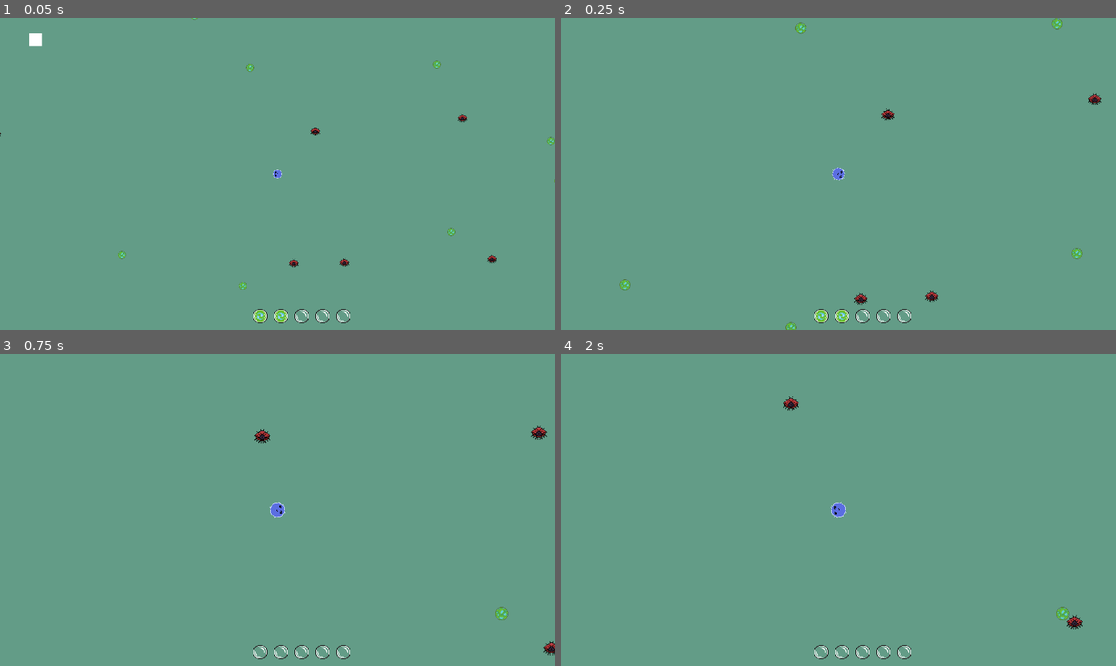
Above: before the commit, frames 1-4 (two rows, left to right).
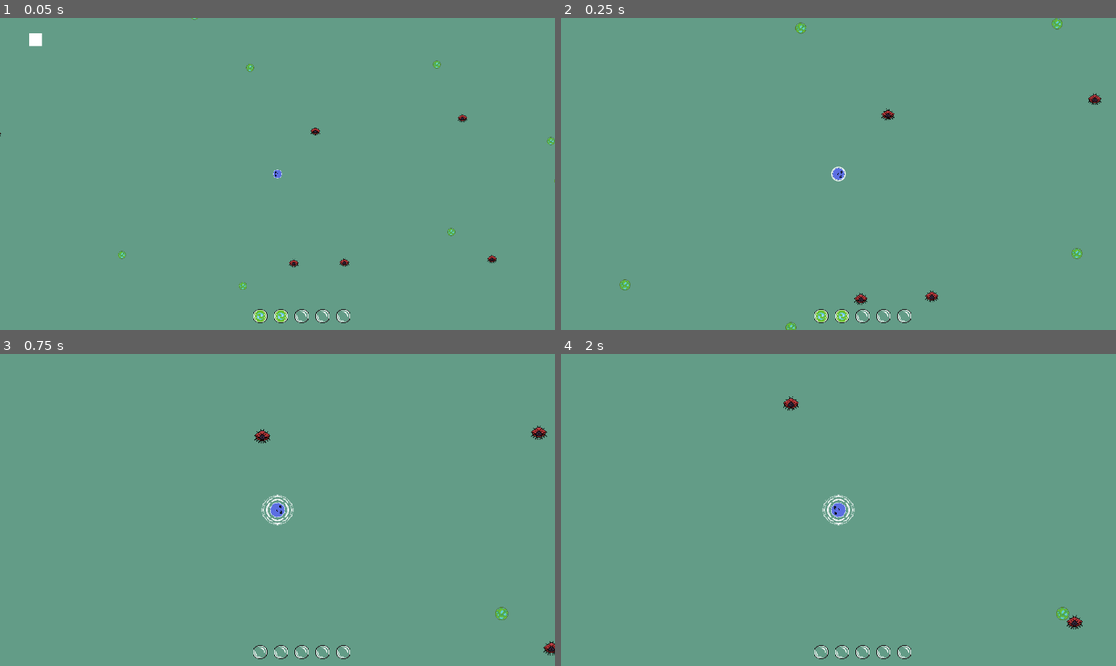
Above: after the commit, the same moments.

Repository: Ethan-D-S/primordial
Game: Godot game, scene res://main.tscn
Same seed, same stepped clock (60 frames per second), same inputs: the game is played once before the commit and once after it.
Inputs (mouse positions are in pixels of both pictures, inside the frame that each line leads up to):
- Up to frame 1 (0.05 s): no input
- Up to frame 2 (0.25 s): no input
- Up to frame 3 (0.75 s): move the mouse to (399, 494) at 0.52 s; hold Space (dash) from 0.53 s (still down)
- Up to frame 4 (2 s): move the mouse to (727, 525) at 1.27 s; release Space (dash) at 1.28 s; tap Space (dash) at 1.35 s

Frame 1 is identical in both runs. In frame 2, less than 0.1% of the frame differs, in the area x 48-52%, y 47-53%; in frame 3, 0.2%, in the area x 47-53%, y 44-56%; in frame 4, 0.2%.

Commit message:
Added wake animation idle

Diff:
--- /dev/null
+++ b/animations.gd
@@ -0,0 +1,25 @@
+extends Node
+
+## Handles non-ability animations
+
+@onready var idle: AnimatedSprite2D = $idle
+#@onready var moving: AnimatedSprite2D = $moving
+#@onready var dashing: AnimatedSprite2D = $dashing
+
+@onready var player = get_parent()
+
+func _ready() -> void:
+	play_idle()
+
+func _physics_process(delta: float) -> void:
+	print("player sprite scale: ", player.player_sprite.scale)
+	idle.global_position = player.global_position
+	idle.scale = player.player_sprite.scale
+
+func play_idle():
+	idle.play("idle")
+
+#func play_moving():
+	#movement.play("move")
+
+# dash
--- a/player.gd
+++ b/player.gd
@@ -38,6 +38,7 @@
 @onready var dash: Node = $Abilities/DashAbility
 @onready var regen: Node = $Abilities/RegenEnergyAbility
 @onready var creature_data = get_node("../CreatureData")
+@onready var animation = $Animations
 
 func _ready():
 	# get center coords of screen
@@ -47,6 +48,7 @@
 	position = center_position
 	#ensure starting size is correct for mass
 	grow()
+	#animation.play_idle()
 
 
 func get_input():
@@ -69,7 +71,6 @@
 		if energy < max_energy:
 			regen.activate()
 
-
 func _physics_process(delta):
 	#skip normal movement when abilities take precedence
 	if is_dashing() or is_regenerating():
@@ -87,6 +88,8 @@
 	scale = Vector2(new_scale, new_scale)
 	update_speed()
 	emit_signal("grew")
+
+
 # TODO: functionalize with can_eat, better grouping, creature data
 func _on_touch_area_entered(area: Area2D) -> void:
 	var entity = area.get_parent()
--- a/player.tscn
+++ b/player.tscn
@@ -1,13 +1,14 @@
-[gd_scene load_steps=24 format=3 uid="uid://b6a1pk6os5cjd"]
+[gd_scene load_steps=35 format=3 uid="uid://b6a1pk6os5cjd"]
 
 [ext_resource type="Texture2D" uid="uid://elkqrxbfcygl" path="res://assets/sprites/primordial_player.png" id="1_4flbx"]
 [ext_resource type="Script" uid="uid://cmur2pxsrtip1" path="res://player.gd" id="1_onrkg"]
 [ext_resource type="Script" uid="uid://cb3jxk12woakn" path="res://ability.gd" id="3_hqtel"]
-[ext_resource type="Script" uid="uid://bd65d07y6mnwm" path="res://eat_algae_ability.gd" id="4_sweqy"]
 [ext_resource type="Script" uid="uid://b6fu3nfu0yg5s" path="res://regen_energy_ability.gd" id="5_sweqy"]
 [ext_resource type="Texture2D" uid="uid://bf11b3bmvml2q" path="res://assets/sprites/RegenFillSheet.png" id="6_1jxqw"]
 [ext_resource type="Script" uid="uid://bc7tfg7oqpnvf" path="res://dash_ability.gd" id="6_2hs0m"]
 [ext_resource type="AudioStream" uid="uid://cis760nc5axxb" path="res://assets/sounds/recharge.wav" id="7_dw050"]
+[ext_resource type="Script" uid="uid://dlul8bbw6q2hl" path="res://animations.gd" id="8_b26j0"]
+[ext_resource type="Texture2D" uid="uid://cjuurrtmoietg" path="res://assets/sprites/player_wake..png" id="9_n7ghd"]
 
 [sub_resource type="CircleShape2D" id="CircleShape2D_i3pqv"]
 radius = 13.0
@@ -107,6 +108,77 @@
 "speed": 5.0
 }]
 
+[sub_resource type="AtlasTexture" id="AtlasTexture_pbfsw"]
+atlas = ExtResource("9_n7ghd")
+region = Rect2(0, 0, 64, 64)
+
+[sub_resource type="AtlasTexture" id="AtlasTexture_5tmop"]
+atlas = ExtResource("9_n7ghd")
+region = Rect2(64, 0, 64, 64)
+
+[sub_resource type="AtlasTexture" id="AtlasTexture_7ahtn"]
+atlas = ExtResource("9_n7ghd")
+region = Rect2(128, 0, 64, 64)
+
+[sub_resource type="AtlasTexture" id="AtlasTexture_7lmhl"]
+atlas = ExtResource("9_n7ghd")
+region = Rect2(192, 0, 64, 64)
+
+[sub_resource type="AtlasTexture" id="AtlasTexture_dx0e4"]
+atlas = ExtResource("9_n7ghd")
+region = Rect2(256, 0, 64, 64)
+
+[sub_resource type="AtlasTexture" id="AtlasTexture_jm5j8"]
+atlas = ExtResource("9_n7ghd")
+region = Rect2(320, 0, 64, 64)
+
+[sub_resource type="AtlasTexture" id="AtlasTexture_7hik5"]
+atlas = ExtResource("9_n7ghd")
+region = Rect2(384, 0, 64, 64)
+
+[sub_resource type="AtlasTexture" id="AtlasTexture_qtqh7"]
+atlas = ExtResource("9_n7ghd")
+region = Rect2(448, 0, 64, 64)
+
+[sub_resource type="AtlasTexture" id="AtlasTexture_2wuci"]
+atlas = ExtResource("9_n7ghd")
+region = Rect2(512, 0, 64, 64)
+
+[sub_resource type="SpriteFrames" id="SpriteFrames_iruf7"]
+animations = [{
+"frames": [{
+"duration": 1.0,
+"texture": SubResource("AtlasTexture_pbfsw")
+}, {
+"duration": 1.0,
+"texture": SubResource("AtlasTexture_5tmop")
+}, {
+"duration": 1.0,
+"texture": SubResource("AtlasTexture_7ahtn")
+}, {
+"duration": 1.0,
+"texture": SubResource("AtlasTexture_7lmhl")
+}, {
+"duration": 1.0,
+"texture": SubResource("AtlasTexture_dx0e4")
+}, {
+"duration": 1.0,
+"texture": SubResource("AtlasTexture_jm5j8")
+}, {
+"duration": 1.0,
+"texture": SubResource("AtlasTexture_7hik5")
+}, {
+"duration": 1.0,
+"texture": SubResource("AtlasTexture_qtqh7")
+}, {
+"duration": 1.0,
+"texture": SubResource("AtlasTexture_2wuci")
+}],
+"loop": true,
+"name": &"idle",
+"speed": 7.0
+}]
+
 [node name="Player" type="CharacterBody2D" groups=["player"]]
 texture_filter = 1
 script = ExtResource("1_onrkg")
@@ -126,9 +198,6 @@
 
 [node name="Abilities" type="Node" parent="."]
 script = ExtResource("3_hqtel")
-
-[node name="EatAlgaeAbility" type="Node" parent="Abilities"]
-script = ExtResource("4_sweqy")
 
 [node name="RegenEnergyAbility" type="Node" parent="Abilities"]
 script = ExtResource("5_sweqy")
@@ -147,5 +216,12 @@
 script = ExtResource("6_2hs0m")
 energy_cost = 2.0
 
+[node name="Animations" type="Node" parent="."]
+script = ExtResource("8_b26j0")
+
+[node name="idle" type="AnimatedSprite2D" parent="Animations"]
+sprite_frames = SubResource("SpriteFrames_iruf7")
+animation = &"idle"
+
 [connection signal="area_entered" from="touch" to="." method="_on_touch_area_entered"]
 [connection signal="area_exited" from="touch" to="." method="_on_touch_area_exited"]
--- a/regen_energy_ability.gd
+++ b/regen_energy_ability.gd
@@ -22,6 +22,7 @@
 #TODO: functionalize the animation cycle so that a full cycle will play
 # adjusted to the duration of the ability
 
+
 func _physics_process(delta: float) -> void:
 	#reduce regen timer
 	if is_active:
@@ -32,6 +33,8 @@
 			$RegenSound.play()
 
 		animation.global_position = player.global_position + Vector2(0, 40)
+		animation.scale = player.player_sprite.scale
+
 		regen_timer -= delta
 		player.velocity = Vector2.ZERO
 
Not shown, added: animations.gd.uid
Binary file added: assets/sprites/player_wake..png
Not shown, added: assets/sprites/player_wake..png.import
